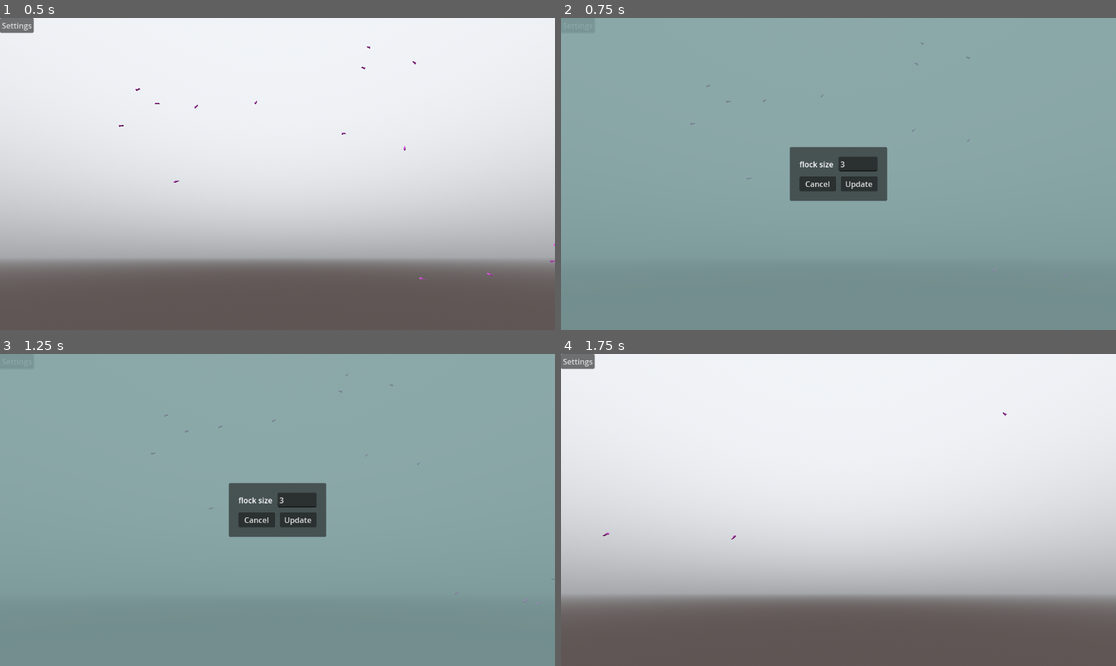
Above: before the commit, frames 1-4 (two rows, left to right).
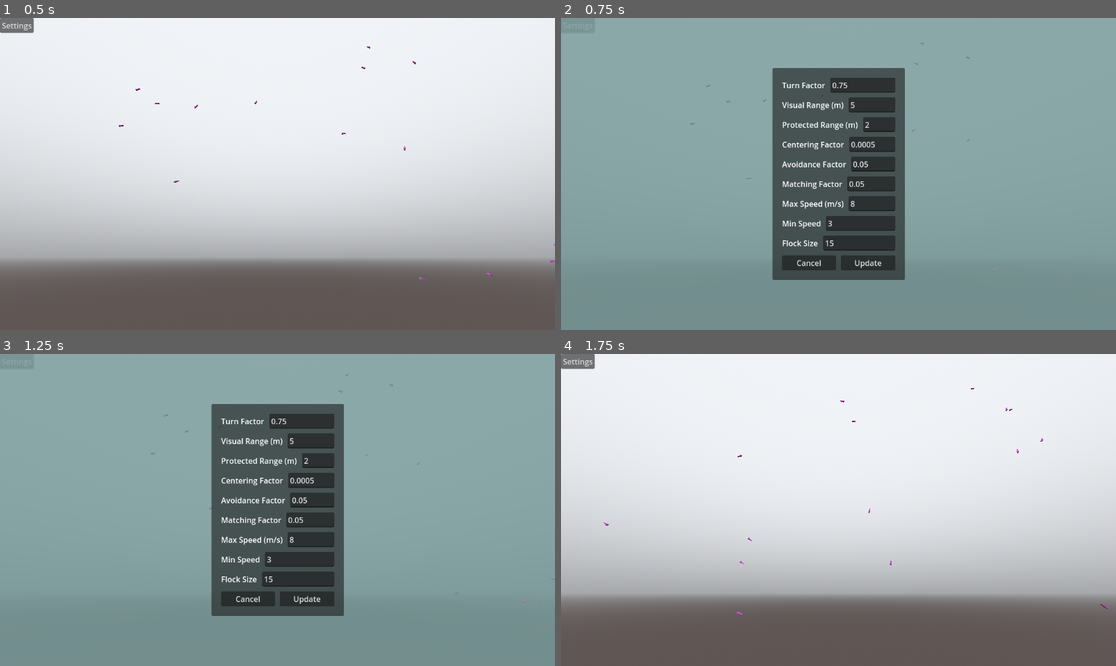
Above: after the commit, the same moments.

Repository: alxwstn/itsaboid
Game: Godot game, scene res://scenes/world.tscn
Same seed, same stepped clock (60 frames per second), same inputs: the game is played once before the commit and once after it.
Inputs:
- Up to frame 1 (0.5 s): no input
- Up to frame 2 (0.75 s): click "Settings" at 0.5 s
- Up to frame 3 (1.25 s): no input
- Up to frame 4 (1.75 s): click "Update" at 1.25 s

Frame 1 is identical in both runs. In frame 2, 14% of the frame differs, in the area x 38-62%, y 16-84%; in frame 3, 14%; in frame 4, less than 0.1%.

Commit message:
add remaining params to UI

Diff:
--- a/scenes/UI.tscn
+++ b/scenes/UI.tscn
@@ -72,13 +72,116 @@
 
 [node name="Label" type="Label" parent="Settings/SettingsContainer/Panel/PanelContainer/MarginContainer/VBoxContainer/HBoxContainer2"]
 layout_mode = 2
-text = "flock size"
-
-[node name="FlockSizeInput" type="LineEdit" parent="Settings/SettingsContainer/Panel/PanelContainer/MarginContainer/VBoxContainer/HBoxContainer2"]
-unique_name_in_owner = true
-layout_mode = 2
-size_flags_horizontal = 3
-text = "3"
+text = "Turn Factor"
+
+[node name="TurnFactorInput" type="LineEdit" parent="Settings/SettingsContainer/Panel/PanelContainer/MarginContainer/VBoxContainer/HBoxContainer2"]
+unique_name_in_owner = true
+layout_mode = 2
+size_flags_horizontal = 3
+
+[node name="HBoxContainer3" type="HBoxContainer" parent="Settings/SettingsContainer/Panel/PanelContainer/MarginContainer/VBoxContainer"]
+layout_mode = 2
+theme_override_constants/separation = 10
+
+[node name="Label" type="Label" parent="Settings/SettingsContainer/Panel/PanelContainer/MarginContainer/VBoxContainer/HBoxContainer3"]
+layout_mode = 2
+text = "Visual Range (m)"
+
+[node name="VisualRangeInput" type="LineEdit" parent="Settings/SettingsContainer/Panel/PanelContainer/MarginContainer/VBoxContainer/HBoxContainer3"]
+unique_name_in_owner = true
+layout_mode = 2
+size_flags_horizontal = 3
+
+[node name="HBoxContainer4" type="HBoxContainer" parent="Settings/SettingsContainer/Panel/PanelContainer/MarginContainer/VBoxContainer"]
+layout_mode = 2
+theme_override_constants/separation = 10
+
+[node name="Label" type="Label" parent="Settings/SettingsContainer/Panel/PanelContainer/MarginContainer/VBoxContainer/HBoxContainer4"]
+layout_mode = 2
+text = "Protected Range (m)"
+
+[node name="ProtectedRangeInput" type="LineEdit" parent="Settings/SettingsContainer/Panel/PanelContainer/MarginContainer/VBoxContainer/HBoxContainer4"]
+unique_name_in_owner = true
+layout_mode = 2
+size_flags_horizontal = 3
+
+[node name="HBoxContainer5" type="HBoxContainer" parent="Settings/SettingsContainer/Panel/PanelContainer/MarginContainer/VBoxContainer"]
+layout_mode = 2
+theme_override_constants/separation = 10
+
+[node name="Label" type="Label" parent="Settings/SettingsContainer/Panel/PanelContainer/MarginContainer/VBoxContainer/HBoxContainer5"]
+layout_mode = 2
+text = "Centering Factor"
+
+[node name="CenteringFactorInput" type="LineEdit" parent="Settings/SettingsContainer/Panel/PanelContainer/MarginContainer/VBoxContainer/HBoxContainer5"]
+unique_name_in_owner = true
+layout_mode = 2
+size_flags_horizontal = 3
+
+[node name="HBoxContainer6" type="HBoxContainer" parent="Settings/SettingsContainer/Panel/PanelContainer/MarginContainer/VBoxContainer"]
+layout_mode = 2
+theme_override_constants/separation = 10
+
+[node name="Label" type="Label" parent="Settings/SettingsContainer/Panel/PanelContainer/MarginContainer/VBoxContainer/HBoxContainer6"]
+layout_mode = 2
+text = "Avoidance Factor"
+
+[node name="AvoidFactorInput" type="LineEdit" parent="Settings/SettingsContainer/Panel/PanelContainer/MarginContainer/VBoxContainer/HBoxContainer6"]
+unique_name_in_owner = true
+layout_mode = 2
+size_flags_horizontal = 3
+
+[node name="HBoxContainer7" type="HBoxContainer" parent="Settings/SettingsContainer/Panel/PanelContainer/MarginContainer/VBoxContainer"]
+layout_mode = 2
+theme_override_constants/separation = 10
+
+[node name="Label" type="Label" parent="Settings/SettingsContainer/Panel/PanelContainer/MarginContainer/VBoxContainer/HBoxContainer7"]
+layout_mode = 2
+text = "Matching Factor"
+
+[node name="MatchingFactorInput" type="LineEdit" parent="Settings/SettingsContainer/Panel/PanelContainer/MarginContainer/VBoxContainer/HBoxContainer7"]
+unique_name_in_owner = true
+layout_mode = 2
+size_flags_horizontal = 3
+
+[node name="HBoxContainer8" type="HBoxContainer" parent="Settings/SettingsContainer/Panel/PanelContainer/MarginContainer/VBoxContainer"]
+layout_mode = 2
+theme_override_constants/separation = 10
+
+[node name="Label" type="Label" parent="Settings/SettingsContainer/Panel/PanelContainer/MarginContainer/VBoxContainer/HBoxContainer8"]
+layout_mode = 2
+text = "Max Speed (m/s)"
+
+[node name="MaxSpeedInput" type="LineEdit" parent="Settings/SettingsContainer/Panel/PanelContainer/MarginContainer/VBoxContainer/HBoxContainer8"]
+unique_name_in_owner = true
+layout_mode = 2
+size_flags_horizontal = 3
+
+[node name="HBoxContainer9" type="HBoxContainer" parent="Settings/SettingsContainer/Panel/PanelContainer/MarginContainer/VBoxContainer"]
+layout_mode = 2
+theme_override_constants/separation = 10
+
+[node name="Label" type="Label" parent="Settings/SettingsContainer/Panel/PanelContainer/MarginContainer/VBoxContainer/HBoxContainer9"]
+layout_mode = 2
+text = "Min Speed"
+
+[node name="MinSpeedInput" type="LineEdit" parent="Settings/SettingsContainer/Panel/PanelContainer/MarginContainer/VBoxContainer/HBoxContainer9"]
+unique_name_in_owner = true
+layout_mode = 2
+size_flags_horizontal = 3
+
+[node name="HBoxContainer10" type="HBoxContainer" parent="Settings/SettingsContainer/Panel/PanelContainer/MarginContainer/VBoxContainer"]
+layout_mode = 2
+theme_override_constants/separation = 10
+
+[node name="Label" type="Label" parent="Settings/SettingsContainer/Panel/PanelContainer/MarginContainer/VBoxContainer/HBoxContainer10"]
+layout_mode = 2
+text = "Flock Size"
+
+[node name="FlockSizeInput" type="LineEdit" parent="Settings/SettingsContainer/Panel/PanelContainer/MarginContainer/VBoxContainer/HBoxContainer10"]
+unique_name_in_owner = true
+layout_mode = 2
+size_flags_horizontal = 3
 
 [node name="HBoxContainer" type="HBoxContainer" parent="Settings/SettingsContainer/Panel/PanelContainer/MarginContainer/VBoxContainer"]
 layout_mode = 2
--- a/scenes/cage.tscn
+++ b/scenes/cage.tscn
@@ -1,15 +1,8 @@
-[gd_scene load_steps=5 format=3 uid="uid://c4beoj4xfd7x1"]
+[gd_scene load_steps=3 format=3 uid="uid://c4beoj4xfd7x1"]
 
 [ext_resource type="Script" path="res://scripts/cage.gd" id="1_y1lvm"]
 
 [sub_resource type="WorldBoundaryShape3D" id="WorldBoundaryShape3D_4bx8y"]
-
-[sub_resource type="StandardMaterial3D" id="StandardMaterial3D_udnmy"]
-albedo_color = Color(0.886542, 0.665086, 0.273654, 1)
-
-[sub_resource type="PlaneMesh" id="PlaneMesh_h1maf"]
-material = SubResource("StandardMaterial3D_udnmy")
-size = Vector2(20, 20)
 
 [node name="Cage" type="Node3D"]
 script = ExtResource("1_y1lvm")
@@ -21,10 +14,6 @@
 [node name="CollisionShape3D" type="CollisionShape3D" parent="Floor"]
 shape = SubResource("WorldBoundaryShape3D_4bx8y")
 
-[node name="MeshInstance3D" type="MeshInstance3D" parent="Floor"]
-visible = false
-mesh = SubResource("PlaneMesh_h1maf")
-
 [node name="Ceiling" type="StaticBody3D" parent="." groups=["cage"]]
 transform = Transform3D(-1, 8.74228e-08, 0, -8.74228e-08, -1, 0, 0, 0, 1, 0, 16, 0)
 collision_layer = 2
@@ -33,10 +22,6 @@
 [node name="CollisionShape3D" type="CollisionShape3D" parent="Ceiling"]
 shape = SubResource("WorldBoundaryShape3D_4bx8y")
 
-[node name="MeshInstance3D" type="MeshInstance3D" parent="Ceiling"]
-visible = false
-mesh = SubResource("PlaneMesh_h1maf")
-
 [node name="Back" type="StaticBody3D" parent="." groups=["cage"]]
 transform = Transform3D(1, 0, 0, 0, -4.37114e-08, -1, 0, 1, -4.37114e-08, 0, 0, -8)
 collision_layer = 2
@@ -44,10 +29,6 @@
 
 [node name="CollisionShape3D" type="CollisionShape3D" parent="Back"]
 shape = SubResource("WorldBoundaryShape3D_4bx8y")
-
-[node name="MeshInstance3D" type="MeshInstance3D" parent="Back"]
-visible = false
-mesh = SubResource("PlaneMesh_h1maf")
 
 [node name="Front" type="StaticBody3D" parent="." groups=["cage"]]
 transform = Transform3D(1, 0, 0, 0, -4.37114e-08, 1, 0, -1, -4.37114e-08, 0, 0, 8)
@@ -66,10 +47,6 @@
 [node name="CollisionShape3D" type="CollisionShape3D" parent="StageRight"]
 shape = SubResource("WorldBoundaryShape3D_4bx8y")
 
-[node name="MeshInstance3D" type="MeshInstance3D" parent="StageRight"]
-visible = false
-mesh = SubResource("PlaneMesh_h1maf")
-
 [node name="StageLeft" type="StaticBody3D" parent="." groups=["cage"]]
 transform = Transform3D(-4.37114e-08, -1, 0, 1, -4.37114e-08, 0, 0, 0, 1, 12, 0, 0)
 collision_layer = 2
@@ -77,7 +54,3 @@
 
 [node name="CollisionShape3D" type="CollisionShape3D" parent="StageLeft"]
 shape = SubResource("WorldBoundaryShape3D_4bx8y")
-
-[node name="MeshInstance3D" type="MeshInstance3D" parent="StageLeft"]
-visible = false
-mesh = SubResource("PlaneMesh_h1maf")
--- a/scripts/UI.gd
+++ b/scripts/UI.gd
@@ -1,37 +1,44 @@
 extends Control
 
 signal state_reset(state)
-# todo put this initial state in an autoload
-var form_state = {
-	"flockSize": "3"
-}
+var form_state
 
+func initialize(_boidParams):
+	form_state = _boidParams
 
 func _on_cancel_pressed():
 	$Settings.visible = false
 
-
 func _on_settings_btn_pressed():
 	# load settings values
 	$Settings.visible = true
-	%FlockSizeInput.text = form_state["flockSize"]
+	%TurnFactorInput.text =  str(form_state["turnfactor"])
+	%VisualRangeInput.text = str(form_state["visualRange"])
+	%ProtectedRangeInput.text = str(form_state["protectedRange"])
+	%CenteringFactorInput.text = str(form_state["centeringfactor"])
+	%AvoidFactorInput.text = str(form_state["avoidfactor"])
+	%MatchingFactorInput.text = str(form_state["matchingfactor"])
+	%MaxSpeedInput.text = str(form_state["maxspeed"])
+	%MinSpeedInput.text = str(form_state["minspeed"])
+	%FlockSizeInput.text = str(form_state["flockSize"])
 
 func _on_update_pressed():
-	# probs would need form validation/handling
+	# we SHOULD add form validation and error handling
+
 	form_state = {
-		"flockSize": %FlockSizeInput.text
+		"boids": [],
+		"turnfactor": %TurnFactorInput.text as float,
+		"visualRange": %VisualRangeInput.text as float,
+		"protectedRange": %ProtectedRangeInput.text as float,
+		"centeringfactor": %CenteringFactorInput.text as float,
+		"avoidfactor": %AvoidFactorInput.text as float,
+		"matchingfactor": %MatchingFactorInput.text as float,
+		"maxspeed": %MaxSpeedInput.text as float,
+		"minspeed": %MinSpeedInput.text as float,
+		"flockSize": (%FlockSizeInput.text as int)
 	}
-	var state = {
-		"boids": [],
-		"turnfactor": 0.2,
-		"visualRange": 20,
-		"protectedRange": 2,
-		"centeringfactor": 0.0005,
-		"avoidfactor": 0.05,
-		"matchingfactor": 0.05,
-		"maxspeed": 3,
-		"minspeed": 2,
-		"flockSize": (form_state["flockSize"] as int)
-	}
+
+	print("Restarting with parameters:")
+	print(JSON.stringify(form_state,'\t'))
 	$Settings.visible = false
-	state_reset.emit(state)
+	state_reset.emit(form_state)
--- a/scripts/world.gd
+++ b/scripts/world.gd
@@ -2,6 +2,7 @@
 
 @onready var flock = $Flock
 @onready var cage = $Cage
+@onready var ui = $UI
 
 var boidParams = {
 	"boids": [],
@@ -23,6 +24,7 @@
 func _ready():
 	cage.initialize(xbounds, ybounds, zbounds)
 	flock.reset_boids(boidParams, xbounds, ybounds, zbounds)
+	ui.initialize(boidParams)
 
 func _on_ui_state_reset(_boidParams):
 	boidParams = _boidParams
